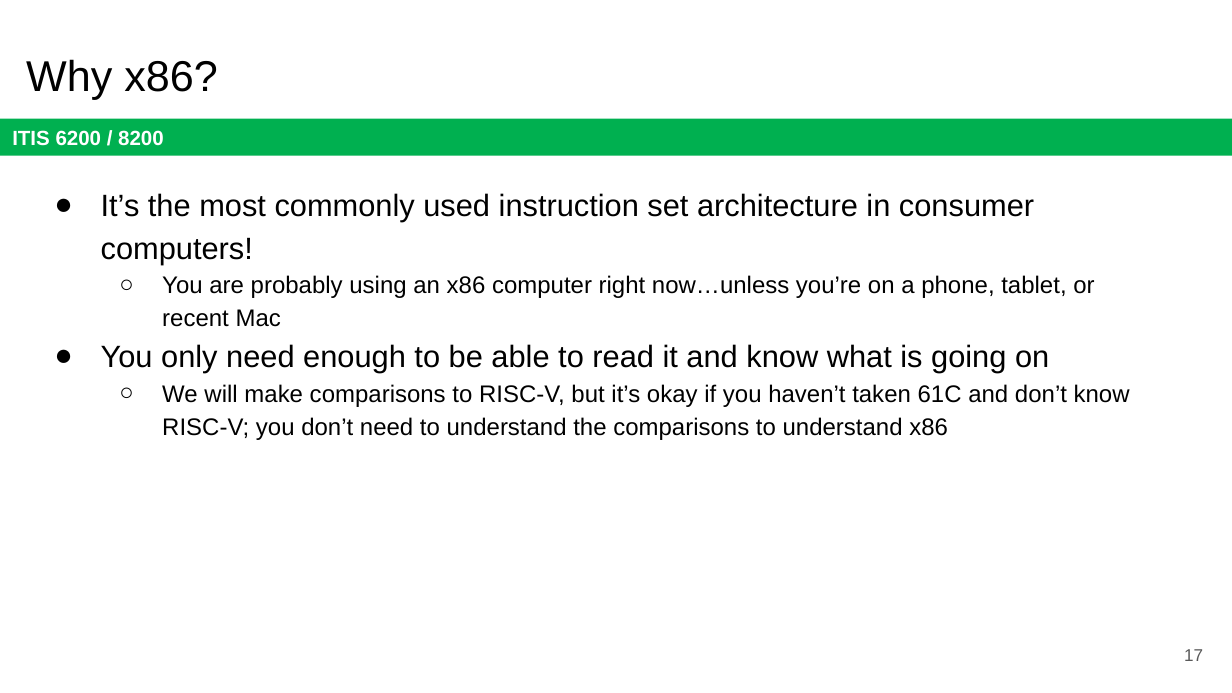
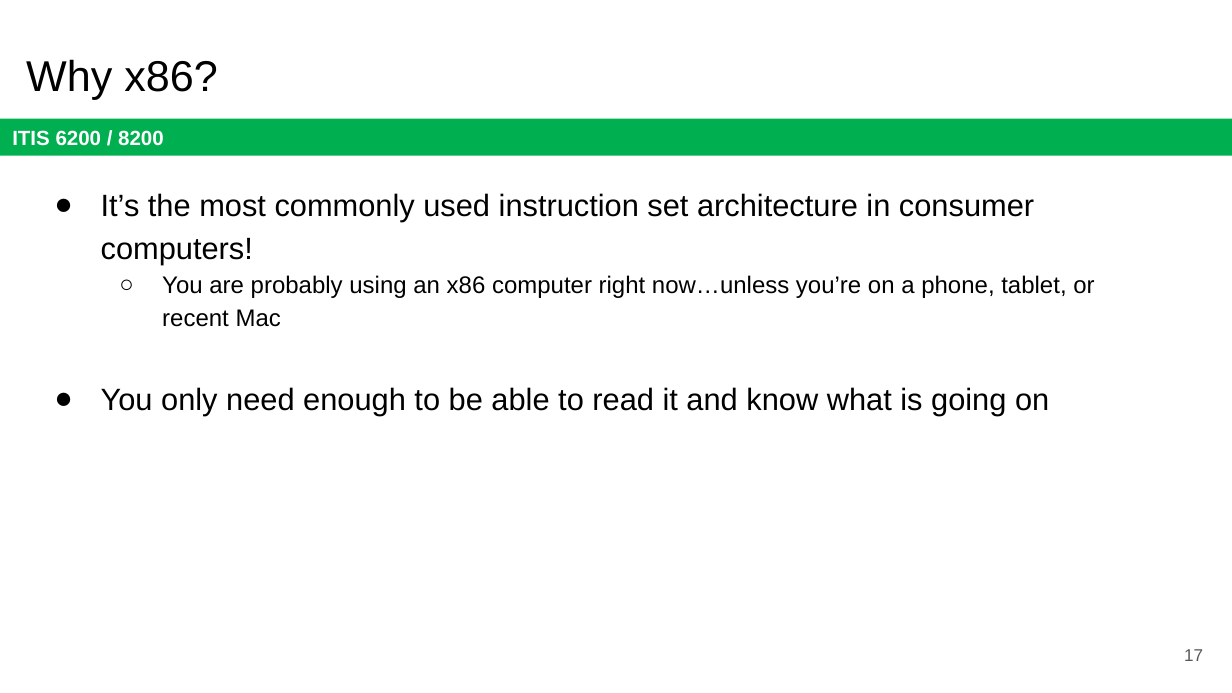
Before and after one commit to jx5c/github.io, a slide deck: slide 17 of teaching/ITIS6200/2023fa/lectures/lec19.x86 Assembly and Call Stack.pptx. Drawn at 1232x693 pixels with LibreOffice and Linux fonts; fonts in the diff are those of the drawing. Boxes give left, top, right and bottom in pixels: in the first picture for what was removed or moved away, otherwise in the second. Text is boxed around its words. In the diff, an @@ line names an element or a change of style, - is before the commit and + after.

```diff
--- a/teaching/ITIS6200/2023fa/lectures/lec19.x86 Assembly and Call Stack.pptx
+++ b/teaching/ITIS6200/2023fa/lectures/lec19.x86 Assembly and Call Stack.pptx
@@ text at [162,384,1130,440]: paragraph removed @@
-  ○ We will make comparisons to RISC-V, but it’s okay if you haven’t taken 61C and don’t know RISC-V; you don’t need to understand the comparisons to understand x86
```
Also in this commit, not shown: 10 other slides changed, 8 other files.
